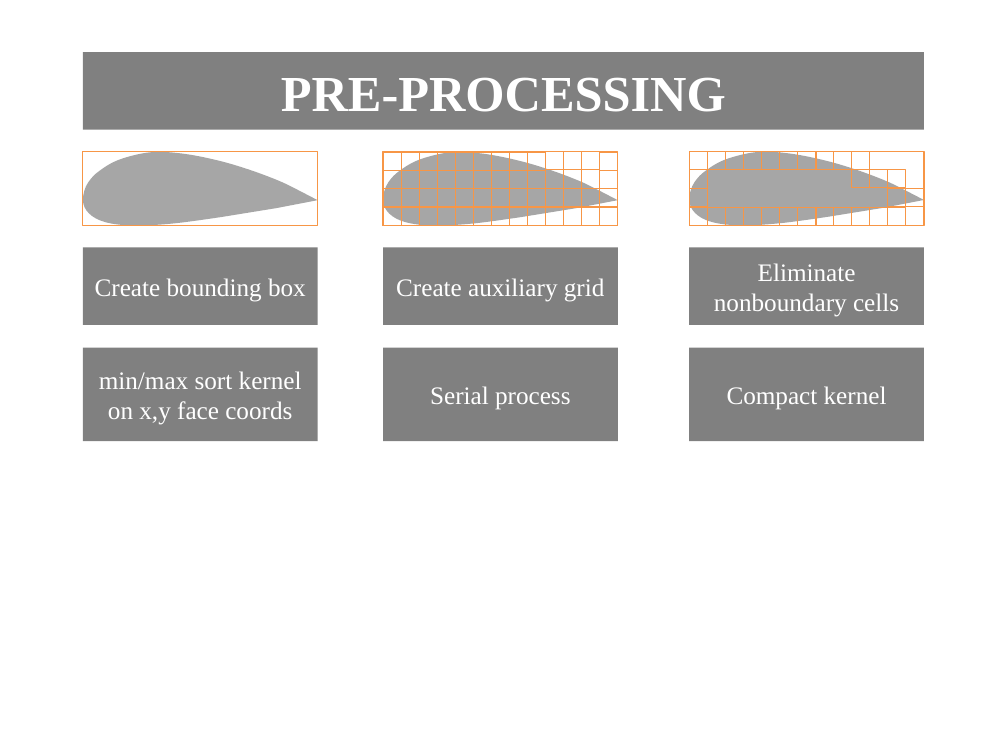
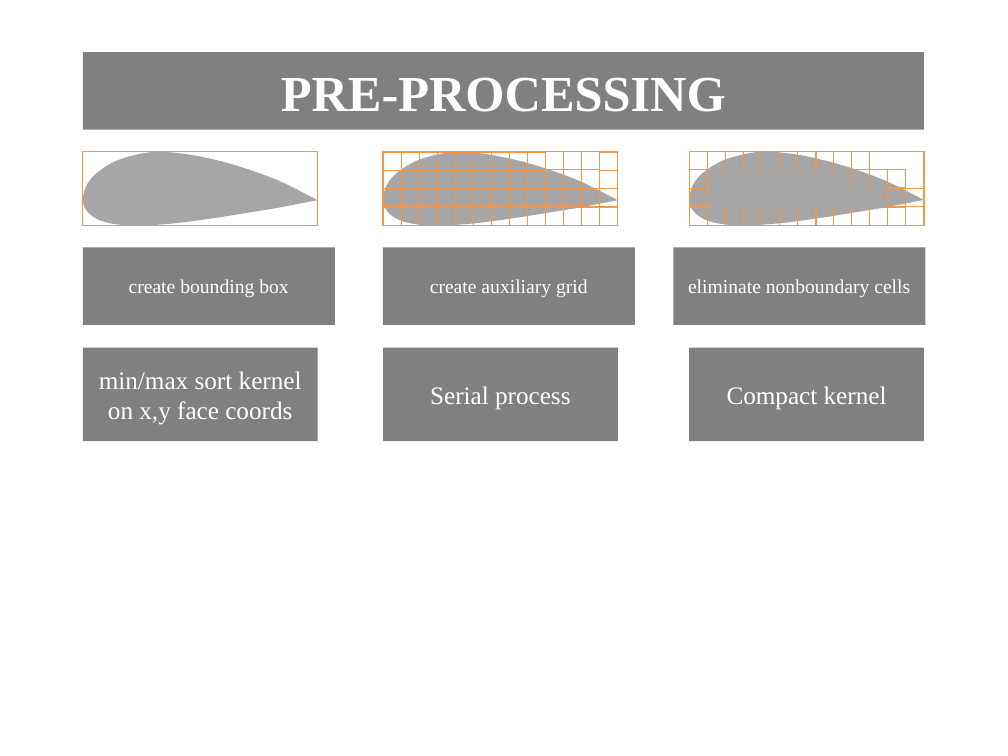
Before and after one commit to Basian/PC-WallDistanceProject, a slide deck: slide 6 of ProjectDoc/Diagrams/diagrams.pptx. Drawn at 1008x756 pixels with LibreOffice and Linux fonts; fonts in the diff are those of the drawing. Boxes give left, top, right and bottom in pixels: in the first picture for what was removed or moved away, otherwise in the second. Text is boxed around its words. In the diff, an @@ line names an element or a change of style, - is before the commit and + after.

```diff
--- a/ProjectDoc/Diagrams/diagrams.pptx
+++ b/ProjectDoc/Diagrams/diagrams.pptx
@@ rectangle "create bounding box": place and size @@
-rectangle "create bounding box" at <box>83,247,318,325</box>
+rectangle "create bounding box" at <box>83,247,335,325</box>
@@ rectangle "create auxiliary grid": place and size @@
-rectangle "create auxiliary grid" at <box>383,247,618,325</box>
+rectangle "create auxiliary grid" at <box>383,247,635,325</box>
@@ rectangle "eliminate nonboundary cells": place and size @@
-rectangle "eliminate nonboundary cells" at <box>689,247,924,325</box>
+rectangle "eliminate nonboundary cells" at <box>673,247,925,325</box>
@@ text in rectangle at <box>129,279,288,297</box>: text changed; size 18 to 14 pt @@
-Create bounding box
+create bounding box
@@ text in rectangle at <box>430,279,588,297</box>: text changed; size 18 to 14 pt @@
-Create auxiliary grid
+create auxiliary grid
@@ text in rectangle at <box>688,279,910,297</box>: text changed; size 18 to 14 pt @@
-Eliminate nonboundary cells
+eliminate nonboundary cells
```
Also in this commit, not shown: 1 other slide changed, 1 slide added, 22 other files.
